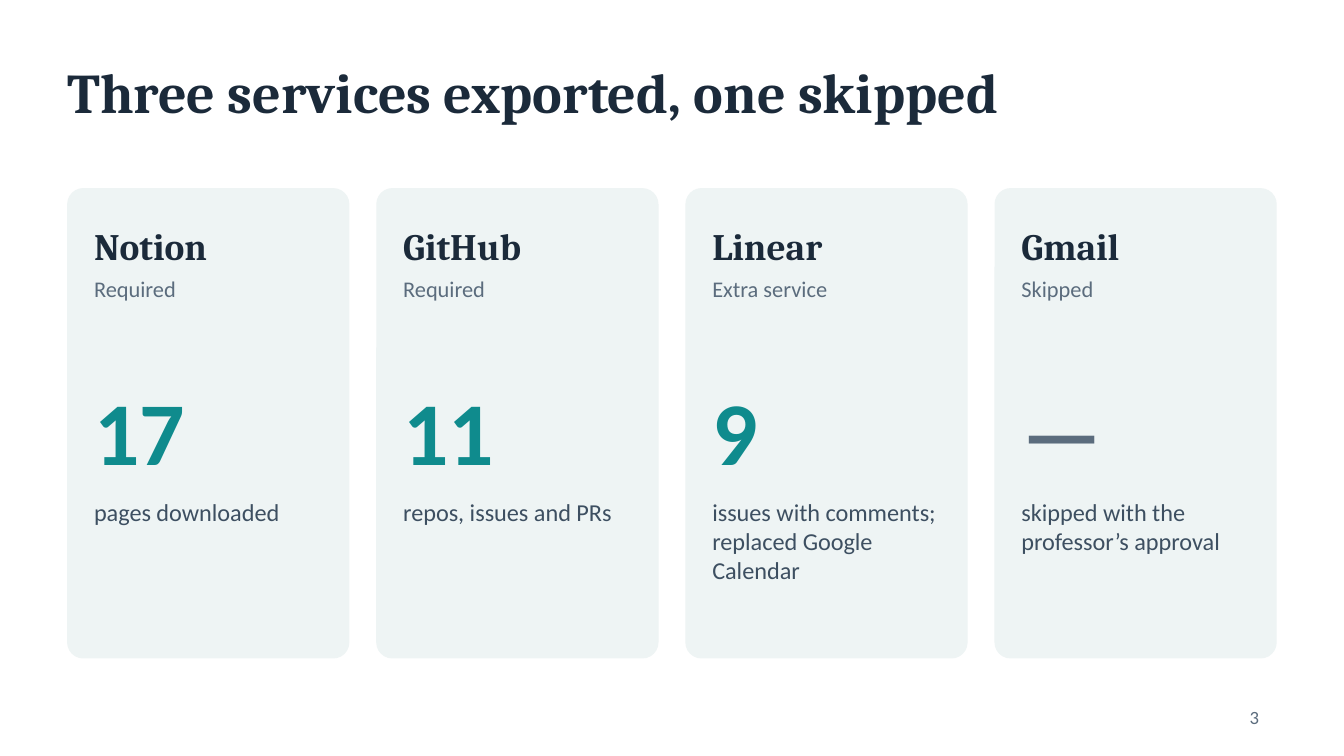
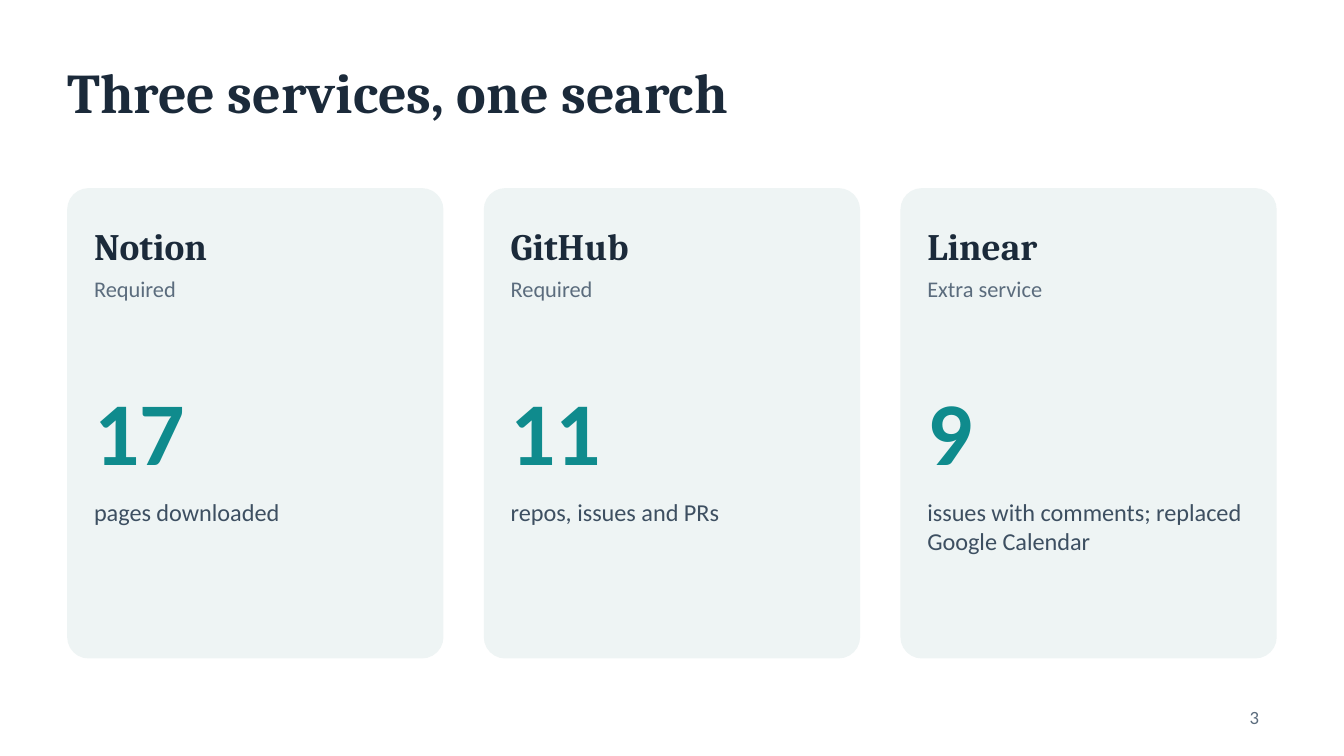
Before and after one commit to nyohayon-jpg/hw-services-dashboard, a slide deck: slide 3 of presentation/services-dashboard.pptx. Drawn at 1344x756 pixels with LibreOffice and Linux fonts; fonts in the diff are those of the drawing. Boxes give left, top, right and bottom in pixels: in the first picture for what was removed or moved away, otherwise in the second. Text is boxed around its words. In the diff, an @@ line names an element or a change of style, - is before the commit and + after.

```diff
--- a/presentation/services-dashboard.pptx
+++ b/presentation/services-dashboard.pptx
@@ title at bbox=[67, 74, 727, 121]: text changed @@
-Three services exported, one skipped
+Three services, one search
@@ rounded rectangle: place and size @@
-rounded rectangle at bbox=[67, 188, 349, 659]
+rounded rectangle at bbox=[67, 188, 444, 659]
@@ rounded rectangle: place and size @@
-rounded rectangle at bbox=[376, 188, 659, 659]
+rounded rectangle at bbox=[484, 188, 860, 659]
@@ rounded rectangle: place and size @@
-rounded rectangle at bbox=[685, 188, 968, 659]
+rounded rectangle at bbox=[900, 188, 1277, 659]
@@ rounded rectangle removed at bbox=[995, 188, 1277, 659] @@
@@ text "GitHub": place and size @@
-text "GitHub" at bbox=[403, 234, 521, 261]
+text "GitHub" at bbox=[511, 234, 629, 261]
@@ text "Linear": place and size @@
-text "Linear" at bbox=[712, 234, 822, 261]
+text "Linear" at bbox=[927, 234, 1037, 261]
@@ text removed at bbox=[1021, 234, 1119, 261] @@
-Gmail
@@ text "Required": place and size @@
-text "Required" at bbox=[403, 281, 485, 301]
+text "Required" at bbox=[511, 281, 593, 301]
@@ text "Extra service": place and size @@
-text "Extra service" at bbox=[712, 281, 827, 297]
+text "Extra service" at bbox=[927, 281, 1043, 297]
@@ text removed at bbox=[1021, 281, 1093, 301] @@
-Skipped
@@ text "11": place and size @@
-text "11" at bbox=[403, 406, 494, 465]
+text "11" at bbox=[511, 406, 602, 465]
@@ text "9": place and size @@
-text "9" at bbox=[712, 406, 757, 465]
+text "9" at bbox=[927, 406, 972, 465]
@@ text removed at bbox=[1021, 370, 1250, 491] @@
-—
@@ text "repos, issues and PRs": place and size @@
-text "repos, issues and PRs" at bbox=[403, 504, 611, 525]
+text "repos, issues and PRs" at bbox=[511, 504, 719, 525]
@@ text "issues with comments; replaced Google ..." rewrapped from bbox=[712, 504, 936, 579] to bbox=[927, 504, 1241, 554] @@
@@ text removed at bbox=[1021, 504, 1220, 554] @@
-skipped with the professor’s approval
```
